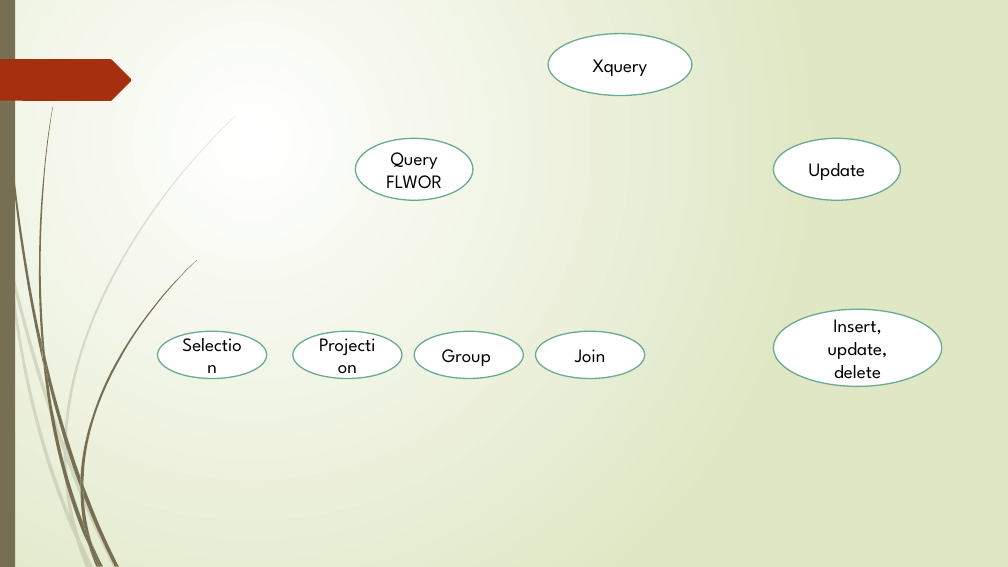
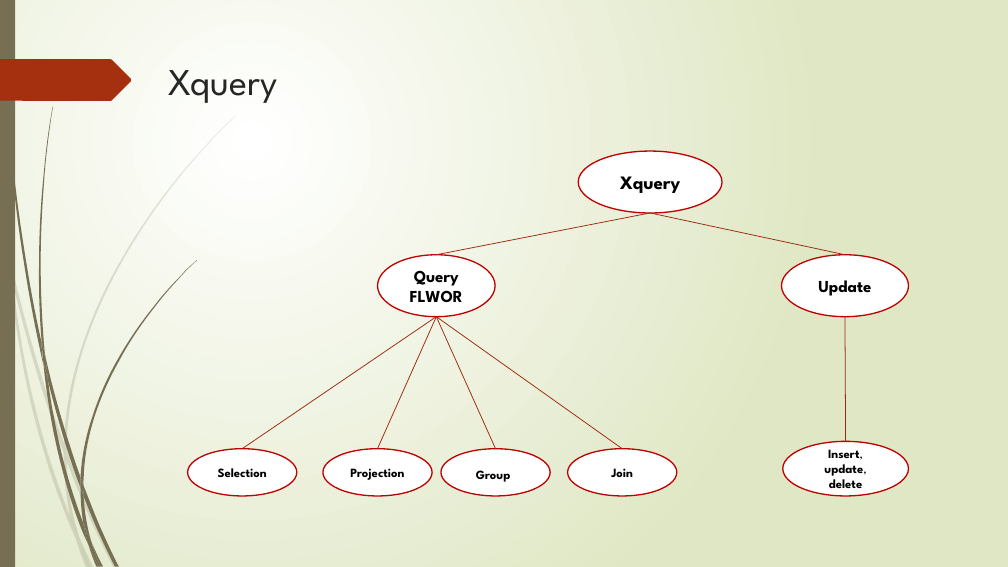
Before and after one commit to szaloczy/Y4O4X0_MDBPract, a slide deck: slide 4 of Y4O4X0_0318/Xquery.pptx. Drawn at 1008x567 pixels with LibreOffice and Linux fonts; fonts in the diff are those of the drawing. Boxes give left, top, right and bottom in pixels: in the first picture for what was removed or moved away, otherwise in the second. Text is boxed around its words. In the diff, an @@ line names an element or a change of style, - is before the commit and + after.

```diff
--- a/Y4O4X0_0318/Xquery.pptx
+++ b/Y4O4X0_0318/Xquery.pptx
@@ text added at (168, 70, 277, 103), 36 pt, text #262626 @@
+Xquery
@@ ellipse "Xquery" at (578, 151, 722, 213): bold on; outline #6AAC91 1.25 pt to #C00000 1.25 pt @@
@@ group added at (242, 213, 846, 449): 7 lines @@
@@ ellipse "Query FLWOR" at (377, 255, 495, 317): size 18 to 16 pt, bold on; outline #6AAC91 1.25 pt to #C00000 1.25 pt @@
@@ ellipse "Query FLWOR": place and size @@
-ellipse "Query FLWOR" at (355, 138, 473, 200)
+ellipse "Query FLWOR" at (377, 255, 495, 317)
@@ ellipse "Update": place and size @@
-ellipse "Update" at (774, 138, 901, 200)
+ellipse "Update" at (782, 255, 909, 317)
@@ ellipse "Update" at (782, 255, 909, 317): size 18 to 16 pt, bold on; outline #6AAC91 1.25 pt to #C00000 1.25 pt @@
@@ 3 ellipses: place and size @@
-3 ellipses at (157, 33, 692, 378)
+3 ellipses at (188, 151, 722, 496)
@@ ellipse "Group": place and size @@
-ellipse "Group" at (414, 331, 523, 378)
+ellipse "Group" at (441, 449, 550, 496)
@@ size 18 to 12 pt, bold on; outline #6AAC91 1.25 pt to #C00000 1.25 pt in 5 elements at (783, 442, 908, 496), (441, 449, 550, 496), (188, 449, 296, 496), (323, 449, 432, 496), (568, 449, 677, 496) @@
@@ ellipse "Join": place and size @@
-ellipse "Join" at (535, 331, 644, 378)
+ellipse "Join" at (568, 449, 677, 496)
@@ ellipse "Insert, update, delete": place and size @@
-ellipse "Insert, update, delete" at (774, 309, 942, 386)
+ellipse "Insert, update, delete" at (783, 442, 908, 496)
```
Also in this commit, not shown: 1 other slide changed, 5 slides added, 2 other files.
